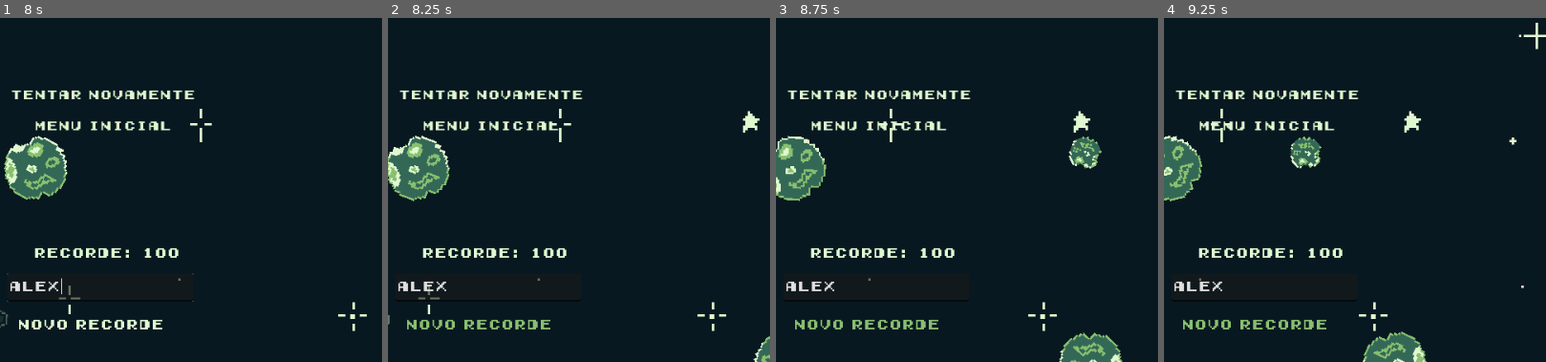
Above: before the commit, frames 1-4 (left to right).
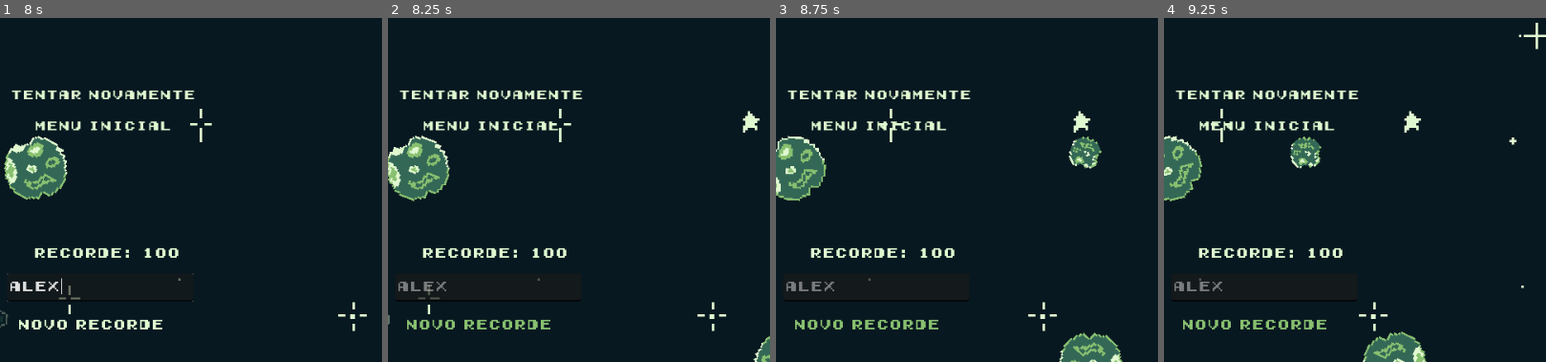
Above: after the commit, the same moments.

Repository: kawasousa/NavineaInfinity
Game: Godot game, scene res://scenes/start_menu.tscn
Same seed, same stepped clock (60 frames per second), same inputs: the game is played once before the commit and once after it.
Inputs (mouse positions are % of the whole screen's width and height, from its top left):
- Up to frame 1 (8 s): click "Novo Jogo" at 0.5 s; hold Right (ui_right) 1.28-2.03 s; tap K (shoot) every 0.75 s from 1.35 to 6.6 s; hold Down (ui_down) 2.03-2.78 s; hold Right (ui_right) 2.78-3.53 s; hold Up (ui_up) 3.53-4.28 s; hold Left (ui_left) 4.28-5.78 s; hold Down (ui_down) 5.78-6.53 s; hold Right (ui_right) 6.53-7.25 s; click (49, 89) at 7.27 s; type "Alex" at 7.35 s
- Up to frame 2 (8.25 s): click "novo recorde" at 8 s
- Up to frame 3 (8.75 s): no input
- Up to frame 4 (9.25 s): hold Up (ui_up) from 8.78 s (still down); tap K (shoot) at 8.85 s
The pictures show only the part of the screen within x 36-86%, y 50-100%; the shares and areas given below are measured in that part.

Frame 1 is identical in both runs. In frame 2, 0.2% of the frame differs, in the area x 2-40%, y 75-82%; in frame 3, 0.2%; in frame 4, 0.2%.

Commit message:
high score updated

Diff:
--- a/Navinea Infinity/scenes/game_over_menu.tscn
+++ b/Navinea Infinity/scenes/game_over_menu.tscn
@@ -104,7 +104,6 @@
 offset_right = 591.0
 offset_bottom = 788.0
 theme_override_fonts/font = ExtResource("4_054d1")
-placeholder_text = "seu nome"
 selecting_enabled = false
 drag_and_drop_selection_enabled = false
 middle_mouse_paste_enabled = false
--- a/Navinea Infinity/scripts/game_over_menu.gd
+++ b/Navinea Infinity/scripts/game_over_menu.gd
@@ -5,6 +5,7 @@
 @onready var high_score = $high_score
 @onready var high_score_user: TextEdit = $new_high_score/high_score_user
 var game_over_checker: bool = false
+var new_hscore_setter: bool = false
 
 
 func _ready():
@@ -46,12 +47,15 @@
 	high_score.text = "recorde: " + str(Global.high_score)
 
 func set_new_high_score() -> void:
-	if Global.new_high_score == true:
+	if Global.new_high_score == true and new_hscore_setter == false:
 		high_score_user.editable = true
 		high_score_user.placeholder_text = "seu nome"
+	else:
+		high_score_user.editable = false
+		print("Não foi um novo recorde. Editavel tá falso.")
 
 func _on_set_new_high_score_player_pressed():
 	Global.high_score_player = high_score_user.text
 	Global.new_high_score = false
-	high_score_user.editable = false
+	new_hscore_setter = true
 	print(Global.high_score_player)
